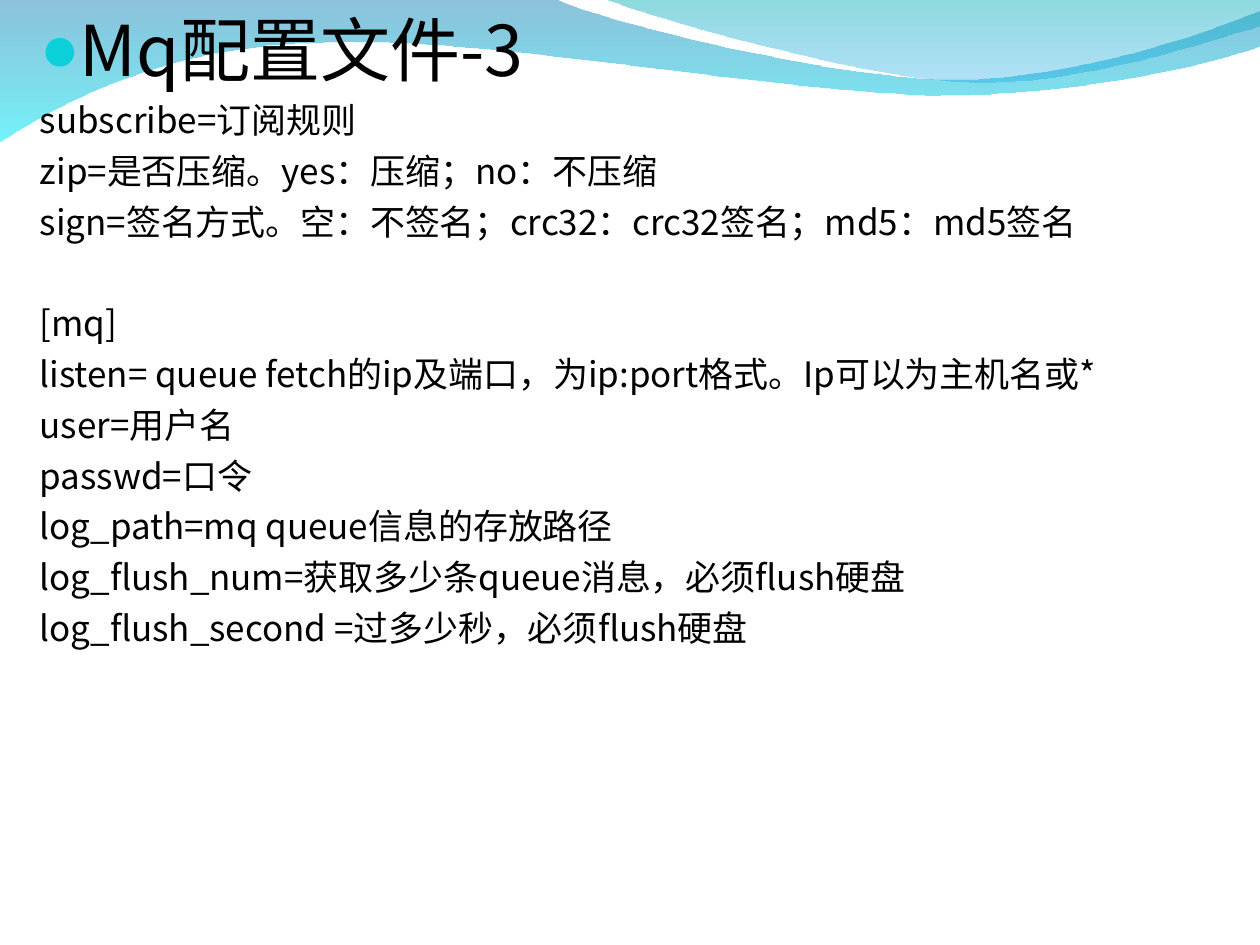
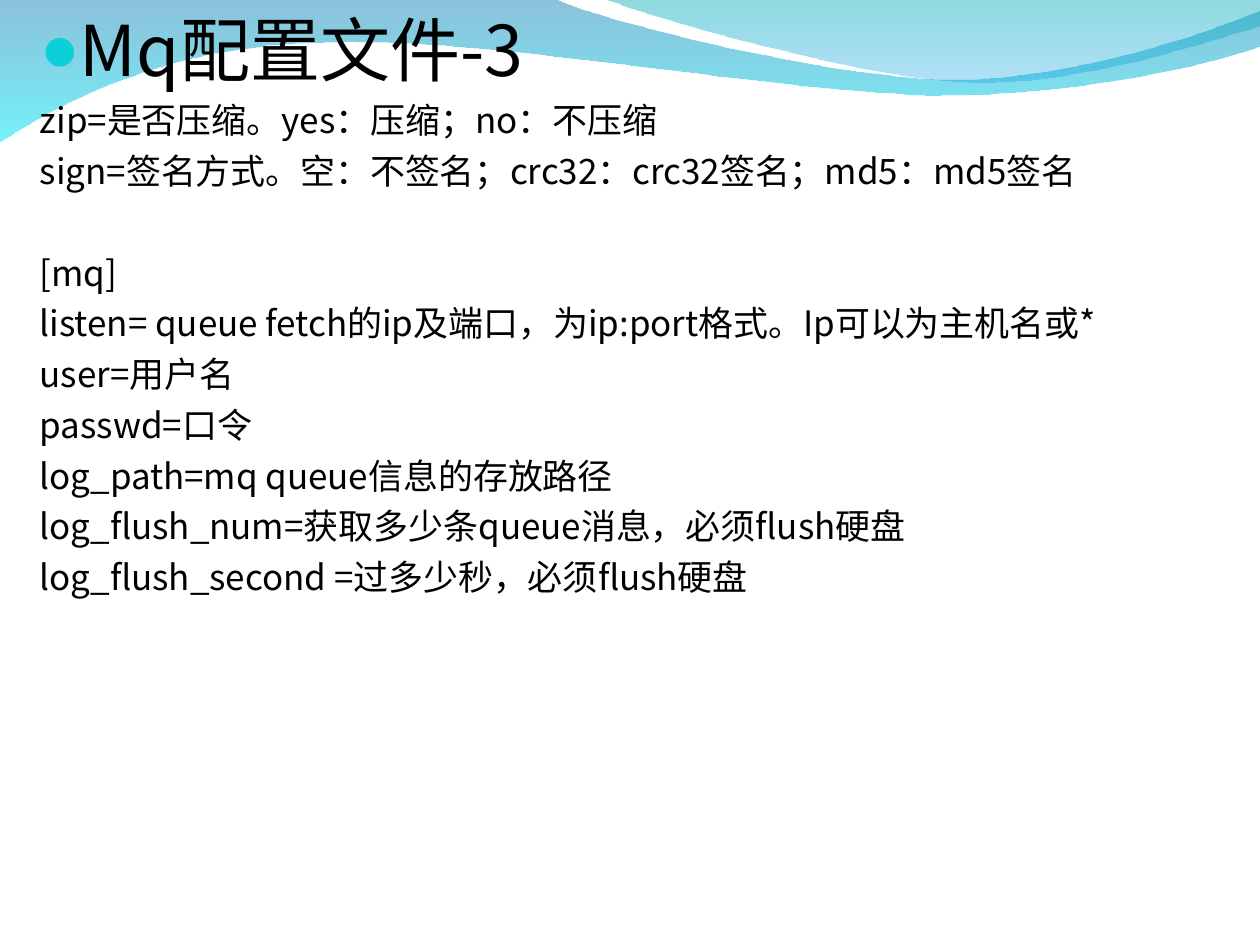
Before and after one commit to zxf1864/cwinux-mq, a slide deck: slide 10 of mq/doc/mq_introduce.ppt (slide 11 before the commit). Drawn at 1260x945 pixels with LibreOffice and Linux fonts; fonts in the diff are those of the drawing; background and template pictures are left out. Boxes give left, top, right and bottom in pixels: in the first picture for what was removed or moved away, otherwise in the second. Text is boxed around its words. In the diff, an @@ line names an element or a change of style, - is before the commit and + after.

```diff
--- a/mq/doc/mq_introduce.ppt
+++ b/mq/doc/mq_introduce.ppt
@@ text at box(40, 98, 356, 136): paragraph removed @@
-subscribe=订阅规则
```
Also in this commit, not shown: 14 other slides changed, 1 slide added, 4 slides removed, 8 other files.
